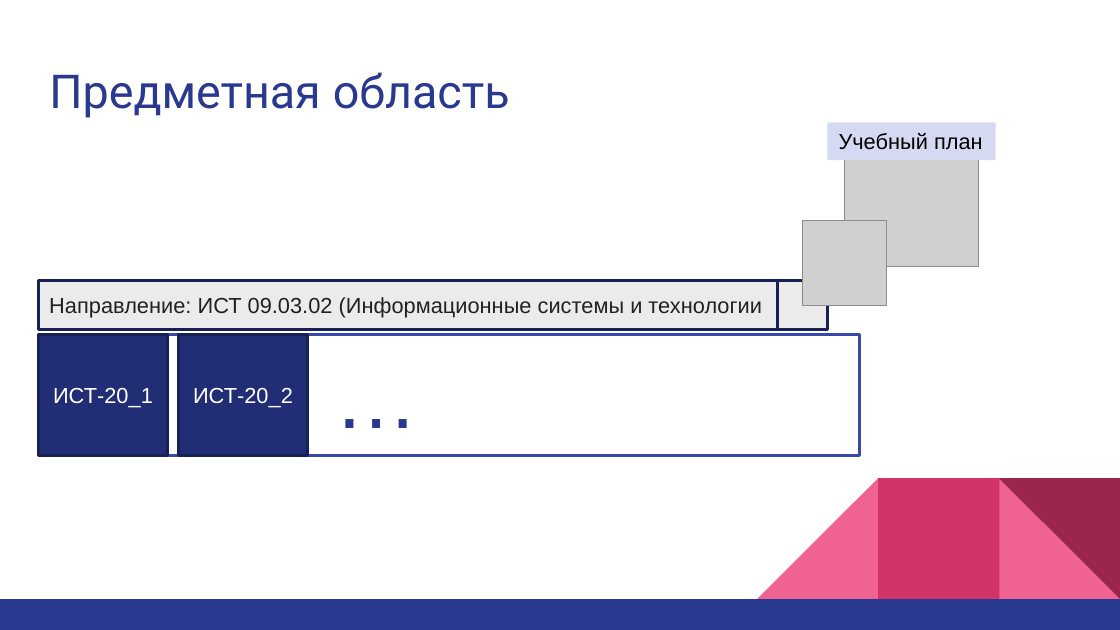
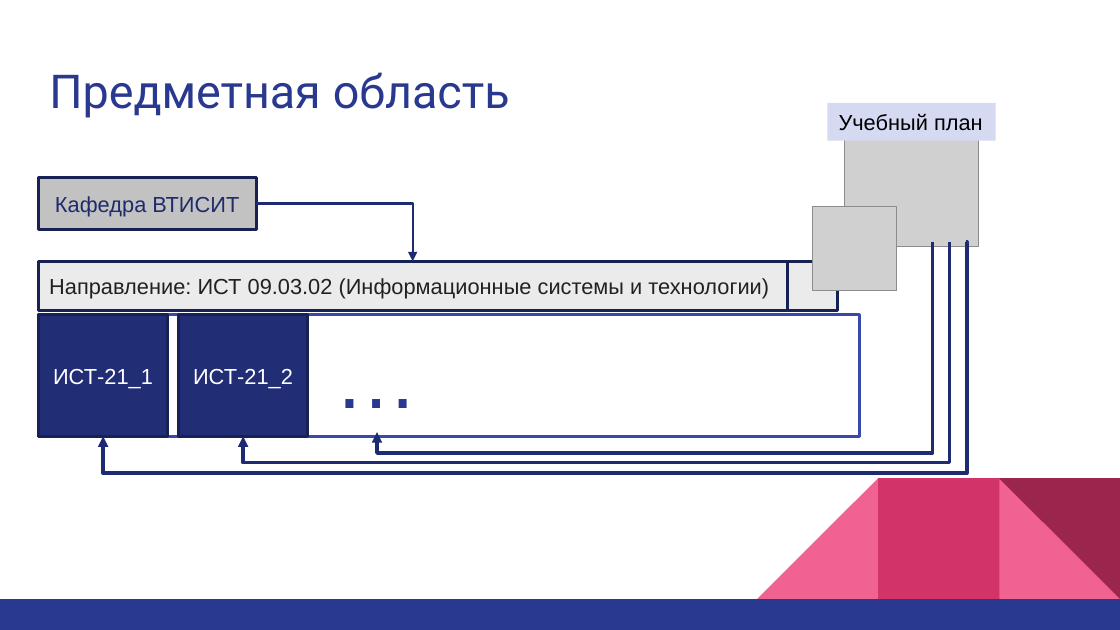
Before and after one commit to bogya345/Diplom, a slide deck: slide 5 of @_docs/bogya/presentation.pptx (slide 3 before the commit). Drawn at 1120x630 pixels with LibreOffice and Linux fonts; fonts in the diff are those of the drawing; grey boxes stand for pictures. Boxes give left, top, right and bottom in pixels: in the first picture for what was removed or moved away, otherwise in the second. Text is boxed around its words. In the diff, an @@ line names an element or a change of style, - is before the commit and + after.

```diff
--- a/@_docs/bogya/presentation.pptx
+++ b/@_docs/bogya/presentation.pptx
@@ rectangle added at (38,177,256,230), fill #C2C2C2, outline #182156 2 pt, 14 pt, text #202B6C @@
+Кафедра ВТИСИТ
@@ elbow arrow added from (256, 204) to (412, 261), #1E2B73 1.5 pt @@
@@ picture: place and size @@
-picture at (803,221,887,305)
+picture at (813,206,897,290)
@@ rectangle "Направление: ИСТ 09.03.02 (Информационные системы ...": place and size @@
-rectangle "Направление: ИСТ 09.03.02 (Информационные системы ..." at (38,281,777,330)
+rectangle "Направление: ИСТ 09.03.02 (Информационные системы ..." at (38,261,787,310)
@@ elbow arrow added from (965, 242) to (103, 437), #1E2B73 2.25 pt @@
@@ elbow arrow added from (950, 242) to (243, 437), #1E2B73 2.25 pt @@
@@ elbow arrow added from (933, 242) to (377, 432), #1E2B73 2.25 pt @@
@@ rectangle: place and size @@
-rectangle at (777,281,827,330)
+rectangle at (787,261,838,310)
@@ text in rectangle at (49,278,769,299): text changed @@
-Направление: ИСТ 09.03.02 (Информационные системы и технологии
+Направление: ИСТ 09.03.02 (Информационные системы и технологии)
@@ 4 rectangles, 1 picture, 1 text: place and size @@
-4 rectangles, 1 picture, 1 text at (38,122,996,456)
+4 rectangles, 1 picture, 1 text at (38,103,996,436)
@@ text in rectangle at (53,369,153,389): text changed @@
-ИСТ-20_1
+ИСТ-21_1
@@ text in rectangle at (193,369,293,389): text changed @@
-ИСТ-20_2
+ИСТ-21_2
```
Also in this commit, not shown: 3 other slides changed, 6 slides added, 2 slides removed, 2 other files.
